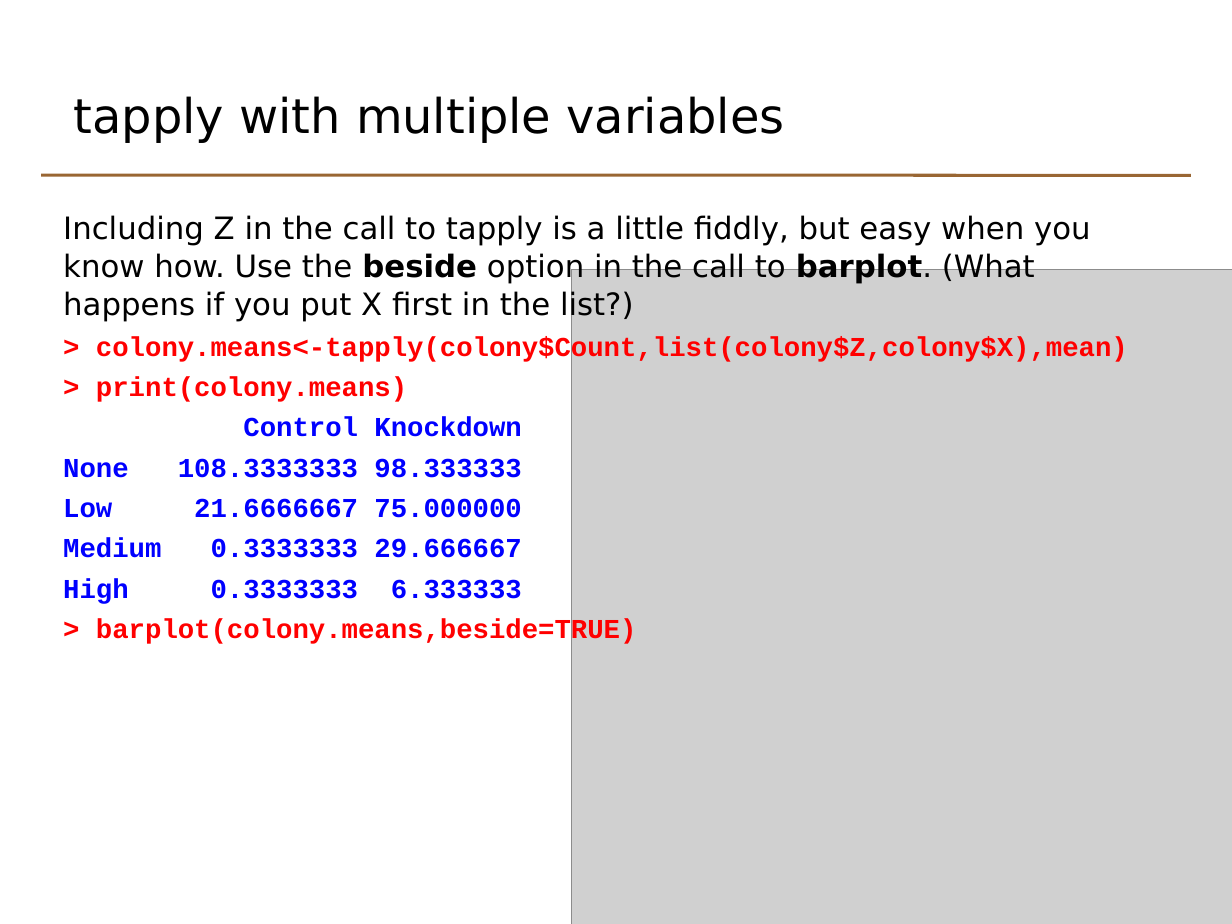
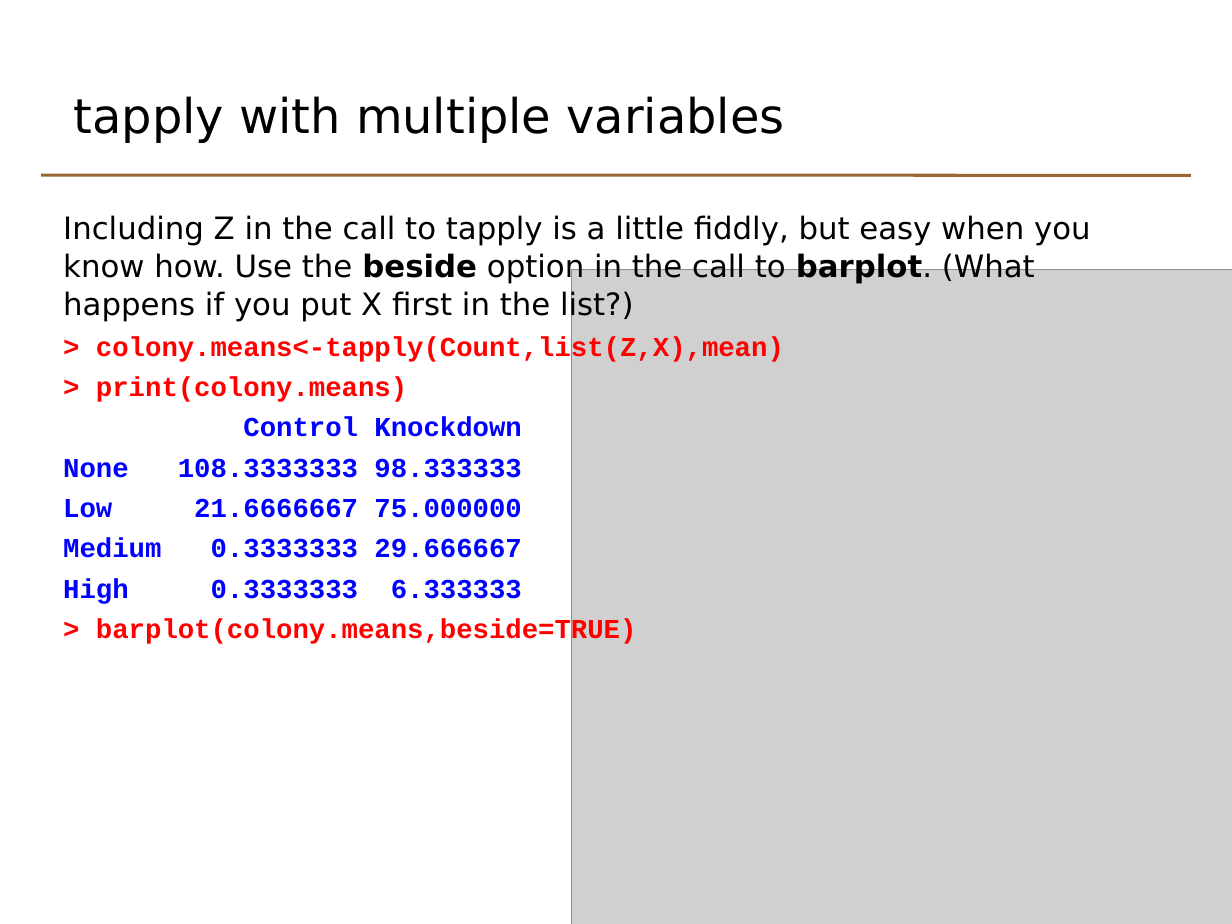
Before and after one commit to johnomics/basicr, a slide deck: slide 21 of Basic_R_Day_2_slides.odp. Drawn at 1232x924 pixels with LibreOffice and Linux fonts; fonts in the diff are those of the drawing; grey boxes stand for pictures. Boxes give left, top, right and bottom in pixels: in the first picture for what was removed or moved away, otherwise in the second. Text is boxed around its words. In the diff, an @@ line names an element or a change of style, - is before the commit and + after.

Commit message:
Edits following run of course 28/29 April
Colony section:
- remove XLS file example
- Use attach and detach instead of data argument
- Remove third part with multiple data files

Bugfixes:
- remove website links
- List slide: Change 'a' to 'one.to.ten' (hangover from old a,b,c variable names)
- Checking input and reporting errors - remove duplication of 'concise' sqXplusX error checking example
- Removed temperature conversion application exercise
- Change all =T and =F to =TRUE and =FALSE

```diff
--- a/Basic_R_Day_2_slides.odp
+++ b/Basic_R_Day_2_slides.odp
@@ text at <box>96,337,784,364</box>: text changed @@
-> colony.means<-tapply(colony$Count,list(colony$Z,colony$X),mean)
+> colony.means<-tapply(Count,list(Z,X),mean)
```
Also in this commit, not shown: 22 other slides changed, 1 slide added, 11 slides removed, 15 other files.
